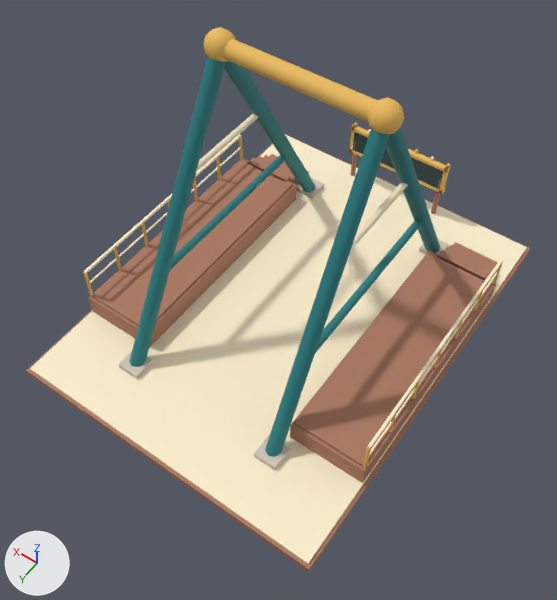
Two versions of the glTF model brightway-park/public/art/models/ride_pirate.glb, one commit apart.
Both versions are drawn from a camera (50 mm lens) standing at (-7.03, 10.53, 16.61) and looking at (-0.64, 1.59, 2.57). Lighting does not change. The marker at lower left points along +X, +Y and +Z. The older version comes first. Where no turn or scale is listed for an object, it has been applied to the vertices. Vertices at exactly the same position are counted once.

Script lines for the objects in view, before the commit:
```python
me_mesh_0 = bpy.data.meshes.new('Mesh_0')
me_mesh_0.from_pydata(...)  # 148 vertices, 228 faces; spans x -4.3..4.3, y -5.6..5.6, z 0.0..1.6
me_mesh_0.materials.append(mat_material_0)  # brown #ad7960
me_mesh_1 = bpy.data.meshes.new('Mesh_1')
me_mesh_1.from_pydata(...)  # 104 vertices, 168 faces; spans x -4.22..4.22, y -5.52..5.52, z 0.17..4.88
me_mesh_1.materials.append(mat_material_1)  # beige #fff1cf
me_mesh_4 = bpy.data.meshes.new('Mesh_4')
me_mesh_4.from_pydata(...)  # a box spanning x -2.41..-1.81, y 3.6..4.2, z 0.2..0.4; a box spanning x -2.41..-1.81, y -4.2..-3.6, z 0.2..0.4; a box spanning x 1.81..2.41, y 3.6..4.2, z 0.2..0.4; a box spanning x 1.81..2.41, y -4.2..-3.6, z 0.2..0.4
me_mesh_4.materials.append(mat_material_4)  # pale yellow #cfc7b6
ob_ride_pirate_0 = bpy.data.objects.new('ride_pirate_0', me_mesh_0)
ob_ride_pirate_0.location = (0.0, 0.0, 0.0)
ob_ride_pirate_1 = bpy.data.objects.new('ride_pirate_1', me_mesh_1)
ob_ride_pirate_1.location = (0.0, 0.0, 0.0)
ob_ride_pirate_4 = bpy.data.objects.new('ride_pirate_4', me_mesh_4)
ob_ride_pirate_4.location = (0.0, 0.0, 0.0)
# also in view: 'ride_pirate_5' at (0.0, -5.2, 1.6); 'ride_pirate_3' at (0.0, 0.0, 3.83); 'ride_pirate_2' at (0.0, -1.03, 4.32)
```
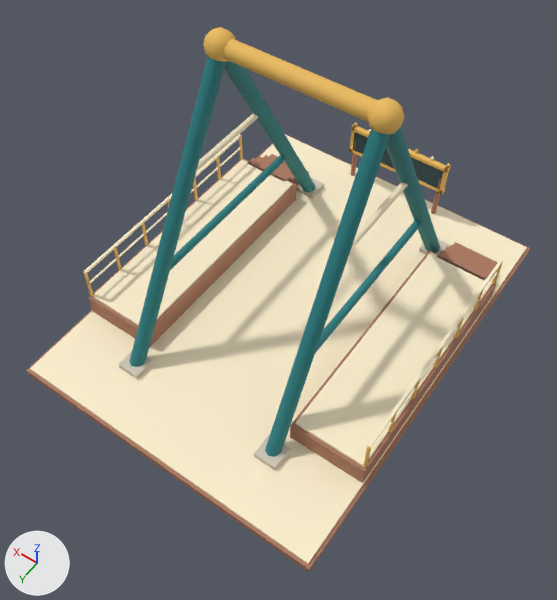
Location of each change, (x1, y1, x2, y2) in pixels of the pictures (557 x 600 px):
part 1 of me_mesh_0, deleted (brown)
    before: (295, 252, 492, 467)
part 2 of me_mesh_0, deleted (brown)
    before: (92, 159, 293, 325)
part 3 of me_mesh_1, added (beige)
    after: (295, 252, 492, 467)
part 4 of me_mesh_1, added (beige)
    after: (92, 159, 293, 325)

What the commit changed:
me_mesh_0 is used by ob_ride_pirate_0; location (0.0, 0.0, 0.0).
me_mesh_0 had 148 vertices, 228 faces and spanned x -4.3..4.3, y -5.6..5.6, z 0.0..1.6.
me_mesh_0 now has 132 vertices, 204 faces and spans x -4.3..4.3, y -5.6..5.6, z 0.0..1.6.
me_mesh_0 part 1: the loose piece of 8 vertices spanning x -4.12..-2.28, y -3.22..3.22, z 0.82..0.9 is deleted.
me_mesh_0 part 2: the loose piece of 8 vertices spanning x 2.28..4.12, y -3.22..3.22, z 0.82..0.9 is deleted.
me_mesh_1 is used by ob_ride_pirate_1; location (0.0, 0.0, 0.0).
me_mesh_1 had 104 vertices, 168 faces and spanned x -4.22..4.22, y -5.52..5.52, z 0.17..4.88.
me_mesh_1 now has 120 vertices, 192 faces and spans x -4.22..4.22, y -5.52..5.52, z 0.17..4.88.
me_mesh_1 part 3: a new loose piece, a box spanning x -4.12..-2.28, y -3.22..3.22, z 0.82..0.9, in mat_material_1 (beige #fff1cf).
me_mesh_1 part 4: a new loose piece, a box spanning x 2.28..4.12, y -3.22..3.22, z 0.82..0.9, in mat_material_1 (beige #fff1cf).
